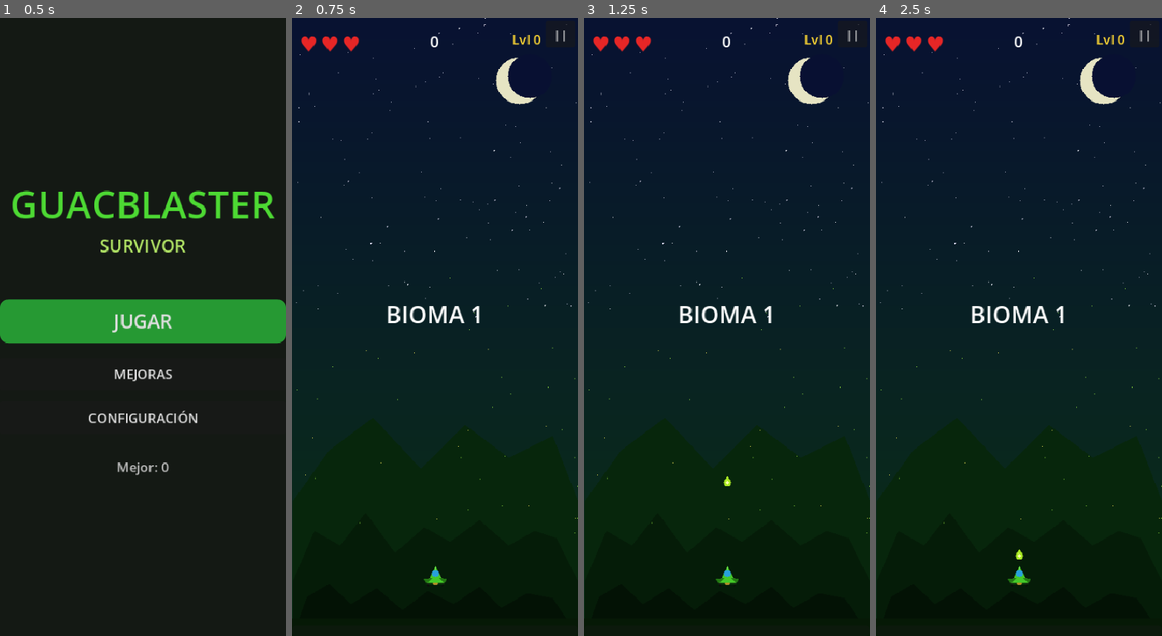
Above: before the commit, frames 1-4 (left to right).
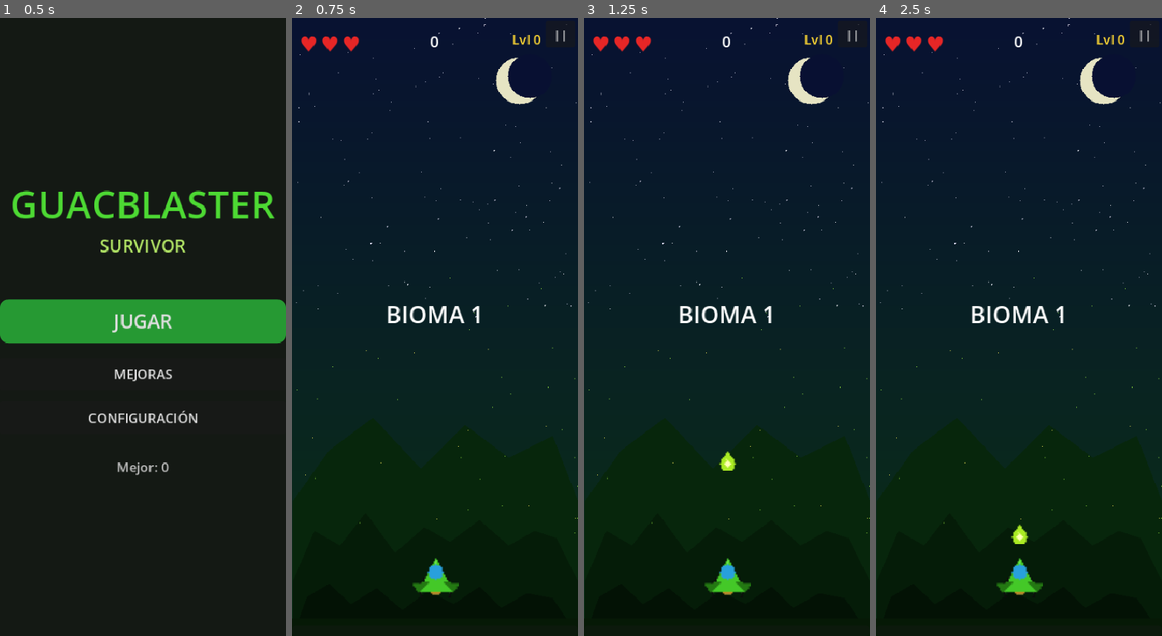
Above: after the commit, the same moments.

Repository: JoseNoIP/gb-GuacBlaster-Survivor
Game: Godot game, scene res://src/scenes/Main.tscn
The game is run twice, just before and just after one commit, with the same random seed, the same clock (stepped at 60 frames per second) and the same inputs.
Inputs:
- Up to frame 1 (0.5 s): no input
- Up to frame 2 (0.75 s): click "JUGAR" at 0.5 s
- Up to frame 3 (1.25 s): no input
- Up to frame 4 (2.5 s): click "||" at 1.25 s; click "REINICIAR" at 2 s

Frame 1 is identical in both runs. In frame 2, 0.4% of the frame differs, in the area x 42-59%, y 87-94%; in frame 3, 0.6%; in frame 4, 0.6%, in the area x 42-59%, y 82-94%.

Commit message:
feat: scale up gameplay elements and adjust collision shapes for improved gameplay experience

Diff:
--- a/src/features/enemies/EnemyBasic.tscn
+++ b/src/features/enemies/EnemyBasic.tscn
@@ -4,7 +4,7 @@
 [ext_resource type="Texture2D" uid="uid://vinyl0vnle1j" path="res://assets/sprites/enemy_basic.png" id="2"]
 
 [sub_resource type="CircleShape2D" id="1"]
-radius = 12.0
+radius = 24.0
 
 [node name="EnemyBasic" type="CharacterBody2D"]
 collision_layer = 2
@@ -13,6 +13,7 @@
 
 [node name="Sprite2D" type="Sprite2D" parent="."]
 texture = ExtResource("2")
+scale = Vector2(2, 2)
 
 [node name="CollisionShape2D" type="CollisionShape2D" parent="."]
 shape = SubResource("1")
--- a/src/features/enemies/EnemyBoss.tscn
+++ b/src/features/enemies/EnemyBoss.tscn
@@ -4,7 +4,7 @@
 [ext_resource type="Texture2D" uid="uid://icbqhqw4j1m3" path="res://assets/sprites/enemy_boss.png" id="2"]
 
 [sub_resource type="CircleShape2D" id="1"]
-radius = 40.0
+radius = 80.0
 
 [node name="EnemyBoss" type="CharacterBody2D"]
 collision_layer = 2
@@ -13,6 +13,7 @@
 
 [node name="Sprite2D" type="Sprite2D" parent="."]
 texture = ExtResource("2")
+scale = Vector2(2, 2)
 
 [node name="CollisionShape2D" type="CollisionShape2D" parent="."]
 shape = SubResource("1")
--- a/src/features/enemies/EnemyTank.tscn
+++ b/src/features/enemies/EnemyTank.tscn
@@ -4,7 +4,7 @@
 [ext_resource type="Texture2D" uid="uid://bsosn3sgsolsb" path="res://assets/sprites/enemy_tank.png" id="2"]
 
 [sub_resource type="CircleShape2D" id="1"]
-radius = 24.0
+radius = 48.0
 
 [node name="EnemyTank" type="CharacterBody2D"]
 collision_layer = 2
@@ -13,6 +13,7 @@
 
 [node name="Sprite2D" type="Sprite2D" parent="."]
 texture = ExtResource("2")
+scale = Vector2(2, 2)
 
 [node name="CollisionShape2D" type="CollisionShape2D" parent="."]
 shape = SubResource("1")
--- a/src/features/enemies/EnemyZigzag.tscn
+++ b/src/features/enemies/EnemyZigzag.tscn
@@ -4,8 +4,8 @@
 [ext_resource type="Texture2D" uid="uid://bbbbv6kywkspe" path="res://assets/sprites/enemy_zigzag.png" id="2"]
 
 [sub_resource type="CapsuleShape2D" id="1"]
-radius = 8.0
-height = 20.0
+radius = 16.0
+height = 40.0
 
 [node name="EnemyZigzag" type="CharacterBody2D"]
 collision_layer = 2
@@ -14,6 +14,7 @@
 
 [node name="Sprite2D" type="Sprite2D" parent="."]
 texture = ExtResource("2")
+scale = Vector2(2, 2)
 
 [node name="CollisionShape2D" type="CollisionShape2D" parent="."]
 shape = SubResource("1")
--- a/src/features/gems/XPGem.gd
+++ b/src/features/gems/XPGem.gd
@@ -14,7 +14,7 @@
 	collision_mask = 1
 	var shape: CollisionShape2D = CollisionShape2D.new()
 	var circle: CircleShape2D = CircleShape2D.new()
-	circle.radius = 10.0
+	circle.radius = 20.0
 	shape.shape = circle
 	add_child(shape)
 	var visual: Node2D
@@ -22,13 +22,14 @@
 	if ResourceLoader.exists(GEM_TEX):
 		var sprite := Sprite2D.new()
 		sprite.texture = load(GEM_TEX) as Texture2D
+		sprite.scale = Vector2(2.0, 2.0)
 		visual = sprite
 	else:
 		var diamond := Polygon2D.new()
 		diamond.color = Color(0.9, 0.85, 0.1)
 		diamond.polygon = PackedVector2Array([
-			Vector2(0.0, -10.0), Vector2(7.0, 0.0),
-			Vector2(0.0, 10.0), Vector2(-7.0, 0.0),
+			Vector2(0.0, -20.0), Vector2(14.0, 0.0),
+			Vector2(0.0, 20.0), Vector2(-14.0, 0.0),
 		])
 		visual = diamond
 	add_child(visual)
--- a/src/features/player/HeartDrop.gd
+++ b/src/features/player/HeartDrop.gd
@@ -13,7 +13,7 @@
 func _build_collision() -> void:
 	var shape := CollisionShape2D.new()
 	var circle := CircleShape2D.new()
-	circle.radius = 14.0
+	circle.radius = 28.0
 	shape.shape = circle
 	add_child(shape)
 
@@ -22,13 +22,14 @@
 	if ResourceLoader.exists(HEART_TEX):
 		var sprite := Sprite2D.new()
 		sprite.texture = load(HEART_TEX) as Texture2D
+		sprite.scale = Vector2(2.0, 2.0)
 		add_child(sprite)
 	else:
 		var lbl := Label.new()
 		lbl.text = "♥"
-		lbl.add_theme_font_size_override("font_size", 30)
+		lbl.add_theme_font_size_override("font_size", 48)
 		lbl.add_theme_color_override("font_color", Color(0.9, 0.15, 0.15))
-		lbl.position = Vector2(-11.0, -16.0)
+		lbl.position = Vector2(-22.0, -32.0)
 		add_child(lbl)
 
 func _process(delta: float) -> void:
--- a/src/features/player/Player.gd
+++ b/src/features/player/Player.gd
@@ -10,7 +10,7 @@
 ## Collision layers: Layer 1 (player). Masks: Layer 8 (enemy projectiles).
 ## Enemy contact is detected via a programmatic Area2D (mask layer 2).
 
-const HALF_WIDTH: float = 20.0
+const HALF_WIDTH: float = 35.0
 
 var _health: int = 0
 var _max_health: int = 0
@@ -58,7 +58,7 @@
 	var pts: PackedVector2Array = PackedVector2Array()
 	for i: int in 20:
 		var angle: float = float(i) / 20.0 * TAU
-		pts.append(Vector2(cos(angle), sin(angle)) * 28.0)
+		pts.append(Vector2(cos(angle), sin(angle)) * 56.0)
 	_shield_visual.points = pts
 	_shield_visual.hide()
 	add_child(_shield_visual)
@@ -69,7 +69,7 @@
 	area.collision_mask = 2
 	var shape := CollisionShape2D.new()
 	var circle := CircleShape2D.new()
-	circle.radius = 20.0
+	circle.radius = 40.0
 	shape.shape = circle
 	area.add_child(shape)
 	area.body_entered.connect(_on_enemy_contact)
--- a/src/features/player/Player.tscn
+++ b/src/features/player/Player.tscn
@@ -4,8 +4,8 @@
 [ext_resource type="Texture2D" uid="uid://dbnmjcfaypyv5" path="res://assets/sprites/player.png" id="2"]
 
 [sub_resource type="CapsuleShape2D" id="1"]
-radius = 15.0
-height = 30.0
+radius = 30.0
+height = 60.0
 
 [node name="Player" type="CharacterBody2D"]
 collision_layer = 1
@@ -14,6 +14,7 @@
 
 [node name="Sprite2D" type="Sprite2D" parent="."]
 texture = ExtResource("2")
+scale = Vector2(2, 2)
 
 [node name="CollisionShape2D" type="CollisionShape2D" parent="."]
 shape = SubResource("1")
@@ -24,4 +25,4 @@
 autostart = false
 
 [node name="ProjectileSpawnPoint" type="Marker2D" parent="."]
-position = Vector2(0, -28)
+position = Vector2(0, -56)
--- a/src/features/powerups/PowerUpDrop.gd
+++ b/src/features/powerups/PowerUpDrop.gd
@@ -35,7 +35,7 @@
 	collision_mask = 1
 	var shape: CollisionShape2D = CollisionShape2D.new()
 	var rs: RectangleShape2D = RectangleShape2D.new()
-	rs.size = Vector2(32.0, 32.0)
+	rs.size = Vector2(64.0, 64.0)
 	shape.shape = rs
 	add_child(shape)
 	_build_visual()
@@ -48,21 +48,22 @@
 	if ResourceLoader.exists(icon_path):
 		var sprite := Sprite2D.new()
 		sprite.texture = load(icon_path) as Texture2D
+		sprite.scale = Vector2(2.0, 2.0)
 		add_child(sprite)
 	else:
 		var bg := ColorRect.new()
-		bg.size = Vector2(32.0, 32.0)
-		bg.position = Vector2(-16.0, -16.0)
+		bg.size = Vector2(64.0, 64.0)
+		bg.position = Vector2(-32.0, -32.0)
 		bg.color = DROP_COLORS.get(powerup_id, Color(0.5, 0.5, 0.5))
 		add_child(bg)
 		var lbl := Label.new()
 		lbl.text = POWERUP_ABBREV.get(powerup_id, str(powerup_id).left(2).to_upper())
 		lbl.horizontal_alignment = HORIZONTAL_ALIGNMENT_CENTER
 		lbl.vertical_alignment = VERTICAL_ALIGNMENT_CENTER
-		lbl.add_theme_font_size_override("font_size", 13)
+		lbl.add_theme_font_size_override("font_size", 22)
 		lbl.add_theme_color_override("font_color", Color(1.0, 1.0, 1.0))
-		lbl.size = Vector2(32.0, 32.0)
-		lbl.position = Vector2(-16.0, -16.0)
+		lbl.size = Vector2(64.0, 64.0)
+		lbl.position = Vector2(-32.0, -32.0)
 		add_child(lbl)
 
 func _process(delta: float) -> void:
--- a/src/features/projectiles/Projectile.tscn
+++ b/src/features/projectiles/Projectile.tscn
@@ -4,7 +4,7 @@
 [ext_resource type="Texture2D" uid="uid://dge5va8cp4dmg" path="res://assets/sprites/projectile.png" id="2"]
 
 [sub_resource type="CircleShape2D" id="1"]
-radius = 6.0
+radius = 12.0
 
 [node name="Projectile" type="Area2D"]
 collision_layer = 4
@@ -13,6 +13,7 @@
 
 [node name="Sprite2D" type="Sprite2D" parent="."]
 texture = ExtResource("2")
+scale = Vector2(2, 2)
 
 [node name="CollisionShape2D" type="CollisionShape2D" parent="."]
 shape = SubResource("1")
Not shown, changed: idea-base.md
